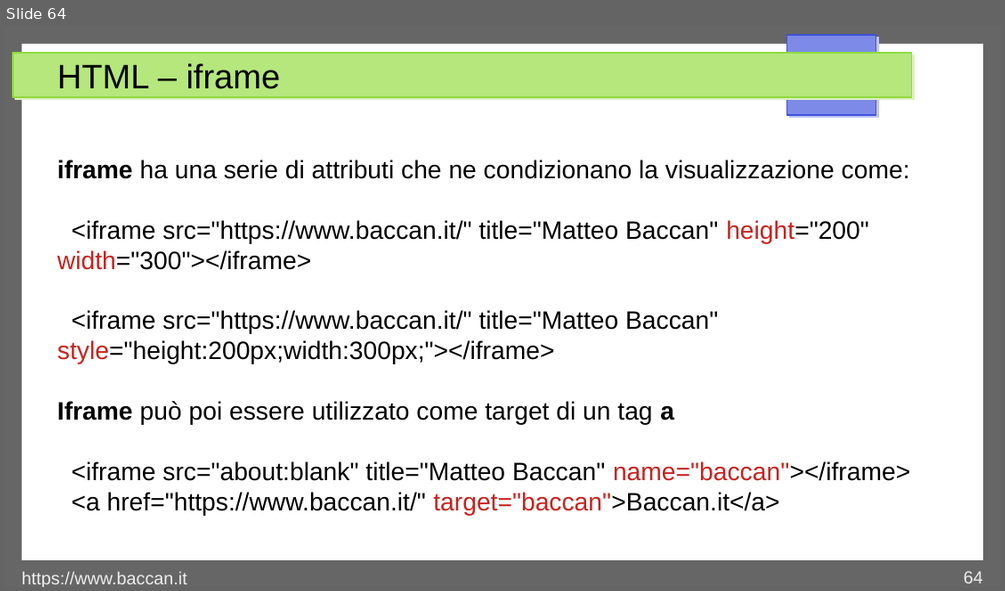
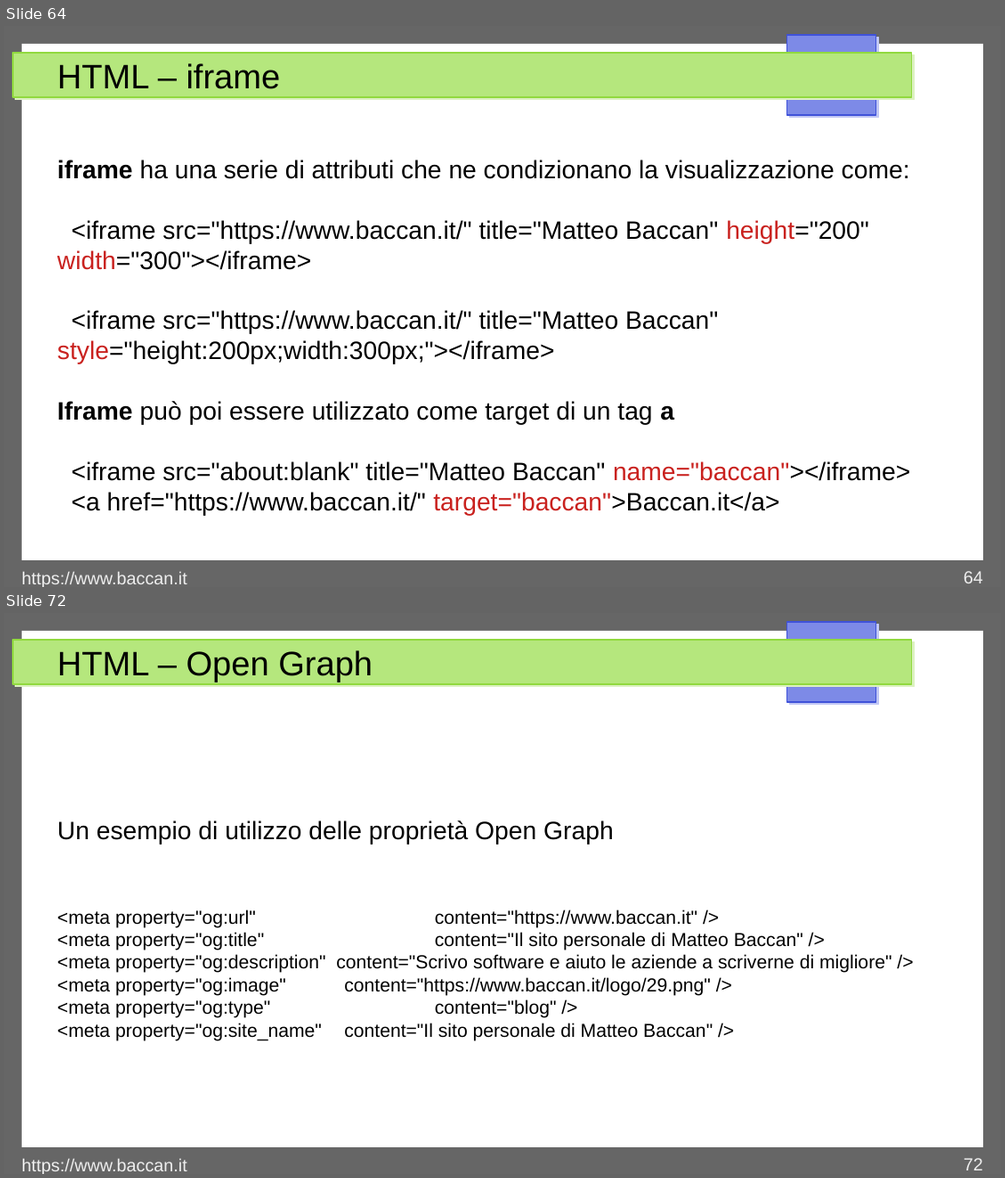
Before and after one commit to matteobaccan/CorsoHTML, a slide deck: Chapter_html.odp. Shown one above the other, each under a label of ours: slide 64 before the commit, slides 64 and 72 after it; the slides between them are not shown. The pictures are 1005x591 and 1005x1178 pixels, drawn with LibreOffice and Linux fonts; fonts in the diff are those of the drawing. Boxes give left, top, right and bottom in pixels: in the first picture for what was removed or moved away, otherwise in the second. Text is boxed around its words. In the diff, an @@ line names an element or a change of style, - is before the commit and + after.

```diff
--- a/Chapter_html.odp
+++ b/Chapter_html.odp
@@ slide 72 added at (4, 613, 1001, 1174), background #FFFFFF; not listed: 4 template elements that a slide beside it also shows @@
@@ title added at (57, 650, 372, 682), 27 pt, text #000000 @@
+HTML – Open Graph
@@ text added at (57, 820, 891, 1041), 15 pt, text #000000 @@
+Un esempio di utilizzo delle proprietà Open Graph
+<meta property="og:url" content="https://www.baccan.it" />
+<meta property="og:title" content="Il sito personale di Matteo Baccan" />
+<meta property="og:description" content="Scrivo software e aiuto le aziende a scriverne di migliore" />
+<meta property="og:image" content="https://www.baccan.it/logo/29.png" />
+<meta property="og:type" content="blog" />
+<meta property="og:site_name" content="Il sito personale di Matteo Baccan" />
@@ text added at (22, 1158, 187, 1174), 14 pt, text #EEEEEE @@
+https://www.baccan.it
@@ page number added at (963, 1158, 983, 1170), 14 pt, text #EEEEEE @@
+72
```
Also in this commit, not shown: 10 other slides added, 4 other files.
